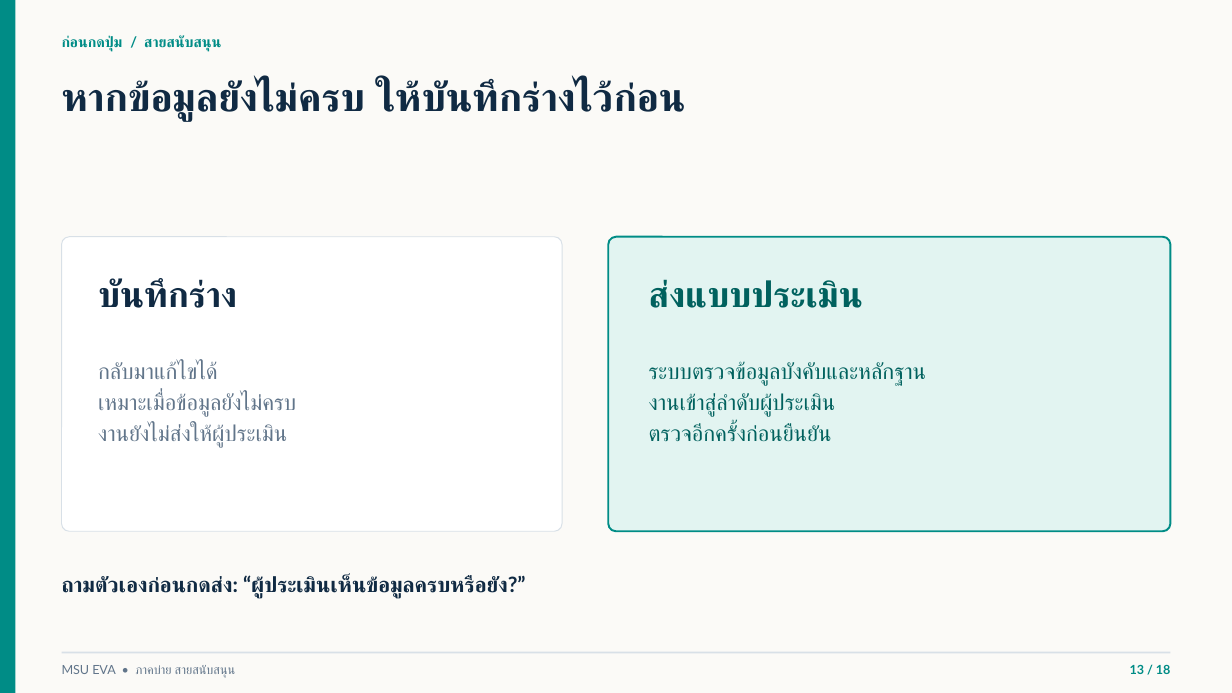
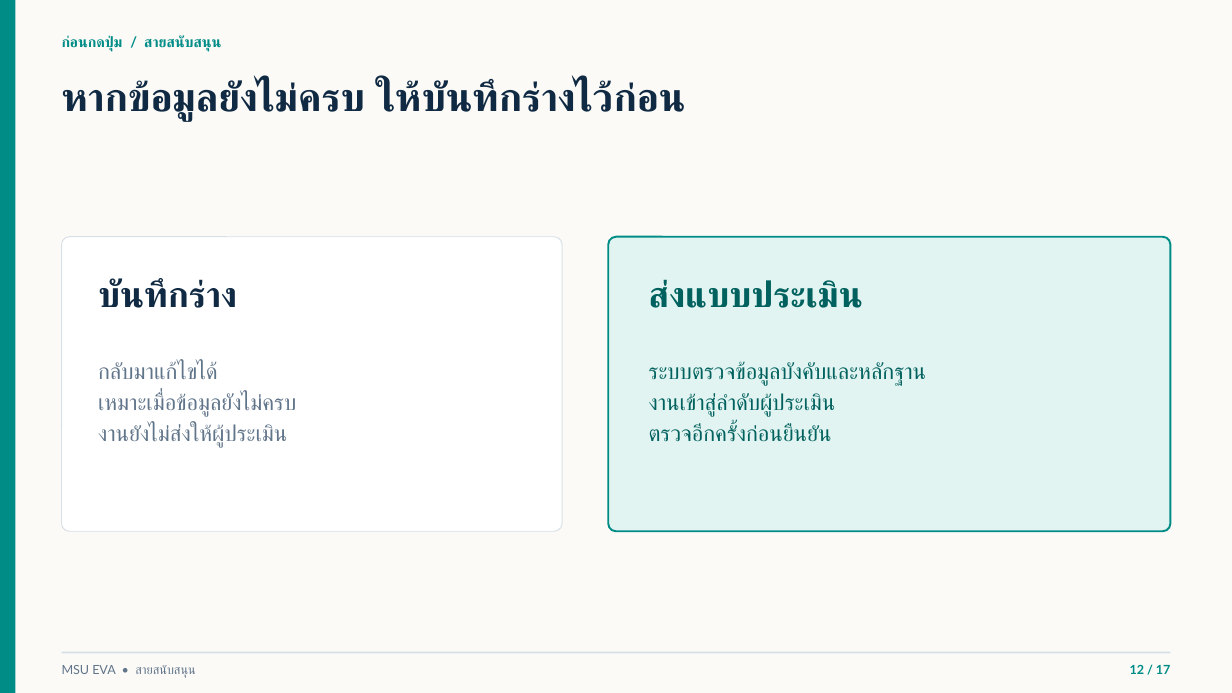
Before and after one commit to issenkku/issenkku-msu_eva-pass2, a slide deck: slide 12 of docs/MSU-EVA-อบรมสายสนับสนุน-ฉบับวิทยากร.pptx (slide 13 before the commit). Drawn at 1232x693 pixels with LibreOffice and Linux fonts; fonts in the diff are those of the drawing; background and template pictures are left out. Boxes give left, top, right and bottom in pixels: in the first picture for what was removed or moved away, otherwise in the second. Text is boxed around its words. In the diff, an @@ line names an element or a change of style, - is before the commit and + after.

```diff
--- a/docs/MSU-EVA-อบรมสายสนับสนุน-ฉบับวิทยากร.pptx
+++ b/docs/MSU-EVA-อบรมสายสนับสนุน-ฉบับวิทยากร.pptx
@@ text removed at (62,574,525,597) @@
-ถามตัวเองก่อนกดส่ง: “ผู้ประเมินเห็นข้อมูลครบหรือยัง?”
@@ text at (62,665,196,678): text changed @@
-MSU EVA • ภาคบ่าย สายสนับสนุน
+MSU EVA • สายสนับสนุน
@@ text at (1130,664,1171,674): text changed @@
-13 / 18
+12 / 17
```
Also in this commit, not shown: 16 other slides changed, 1 slide removed, 8 other files.
